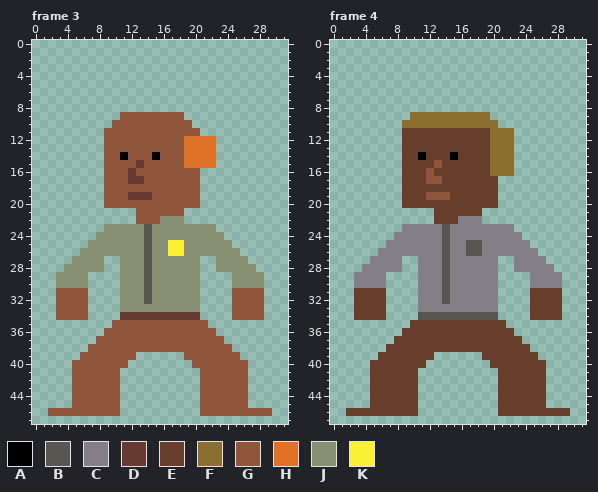
Pixel-art file, stored at assets/art/humans_mid.aseprite. The first picture shows the starting point.
32x48 pixels, 10 frames. Shown: frame 3, frame 4. The commit also changed other frames, which this record leaves out.
Visible layers, top first: "Shirt", "Hair", "Body".
Palette (. is transparent): A #000000  B #595652  C #847e87  D #663931  E #663e2b  F #8a6f30  G #8f563b  H #df7126  J #888f72  K #fbf236
Pixels before, frame 3, first column x 2:
 9 .........GGGGGGGG...........
10 ........GGGGGGGGGG..........
11 .......GGGGGGGGGGGG.........
12 .......GGGGGGGGGGHHHH.......
13 .......GGGGGGGGGGHHHH.......
14 .......GGAGGGAGGGHHHH.......
15 .......GGGGDGGGGGHHHH.......
16 .......GGGDGGGGGGGG.........
17 .......GGGDDGGGGGGG.........
18 .......GGGGGGGGGGGG.........
19 .......GGGDDDGGGGGG.........
20 .......GGGGGGGGGGGG.........
21 ...........GGGGGG...........
22 ...........GGGJJJ...........
23 .......JJJJJBJJJJJJJJ.......
24 ......JJJJJJBJJJJJJJJJ......
25 .....JJJJJJJBJJKKJJJJJJ.....
26 ....JJJJJJJJBJJKKJJJJJJJ....
27 ...JJJJ..JJJBJJJJJJ..JJJJ...
28 ..JJJJJ..JJJBJJJJJJ..JJJJJ..
29 .JJJJ....JJJBJJJJJJ....JJJJ.
30 .JJJJ....JJJBJJJJJJ....JJJJ.
31 .GGGG....JJJBJJJJJJ....GGGG.
32 .GGGG....JJJBJJJJJJ....GGGG.
33 .GGGG....JJJJJJJJJJ....GGGG.
34 .GGGG....DDDDDDDDDD....GGGG.
35 ........GGGGGGGGGGGG........
36 .......GGGGGGGGGGGGGG.......
37 ......GGGGGGGGGGGGGGGG......
38 .....GGGGGGGGGGGGGGGGGG.....
39 ....GGGGGGG......GGGGGGG....
40 ...GGGGGGG........GGGGGGG...
41 ...GGGGGG..........GGGGGG...
42 ...GGGGGG..........GGGGGG...
43 ...GGGGGG..........GGGGGG...
44 ...GGGGGG..........GGGGGG...
45 ...GGGGGG..........GGGGGG...
46 GGGGGGGGG..........GGGGGGGGG
Pixels before, frame 4, first column x 2:
 9 ........FFFFFFFFFF..........
10 .......FFFFFFFFFFFF.........
11 .......EEEEEEEEEEEFFF.......
12 .......EEEEEEEEEEEFFF.......
13 .......EEEEEEEEEEEFFF.......
14 .......EEAEEEAEEEEFFF.......
15 .......EEEEGEEEEEEFFF.......
16 .......EEEGEEEEEEEFFF.......
17 .......EEEGGEEEEEEE.........
18 .......EEEEEEEEEEEE.........
19 .......EEEGGGEEEEEE.........
20 .......EEEEEEEEEEEE.........
21 ...........EEEEEE...........
22 ...........EEECCC...........
23 .......CCCCCBCCCCCCCC.......
24 ......CCCCCCBCCCCCCCCC......
25 .....CCCCCCCBCCBBCCCCCC.....
26 ....CCCCCCCCBCCBBCCCCCCC....
27 ...CCCC..CCCBCCCCCC..CCCC...
28 ..CCCCC..CCCBCCCCCC..CCCCC..
29 .CCCC....CCCBCCCCCC....CCCC.
30 .CCCC....CCCBCCCCCC....CCCC.
31 .EEEE....CCCBCCCCCC....EEEE.
32 .EEEE....CCCBCCCCCC....EEEE.
33 .EEEE....CCCCCCCCCC....EEEE.
34 .EEEE....BBBBBBBBBB....EEEE.
35 ........EEEEEEEEEEEE........
36 .......EEEEEEEEEEEEEE.......
37 ......EEEEEEEEEEEEEEEE......
38 .....EEEEEEEEEEEEEEEEEE.....
39 ....EEEEEEE......EEEEEEE....
40 ...EEEEEEE........EEEEEEE...
41 ...EEEEEE..........EEEEEE...
42 ...EEEEEE..........EEEEEE...
43 ...EEEEEE..........EEEEEE...
44 ...EEEEEE..........EEEEEE...
45 ...EEEEEE..........EEEEEE...
46 EEEEEEEEE..........EEEEEEEEE
The same view after the edit:
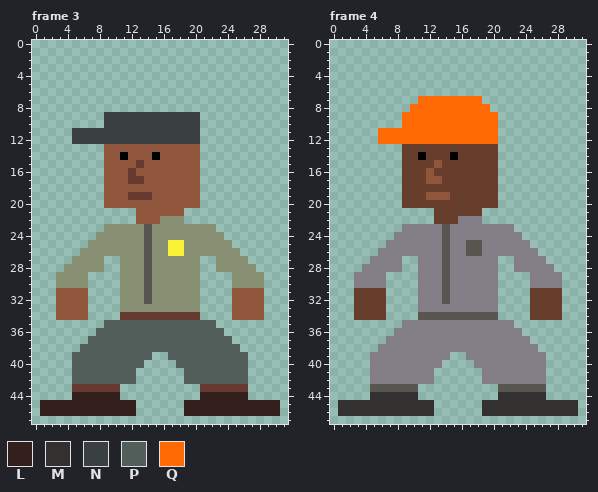
Colours new in this view: L #331f1c  M #33312f  N #3a4040  P #525e5a  Q #ff6a04
The exact change:
layer "Hair" now hidden
layer "Headwear" now shown
layer "Pants" now shown
layer "Shoes" now shown
Frame 3:
Colour D replaces colour G in row 43 at x 5 to 10 and 21 to 26.
Colour G replaces colour H in rows 13 to 15 at x 19 to 20.
Colour L is added in row 45 at x 1 to 4, 11 to 12, 19 to 20 and 27 to 30; in row 46 at x 1, 11 to 12, 19 to 20 and 30.
Colour L replaces colour G in rows 44 to 45 at x 5 to 10 and 21 to 26; in row 46 at x 2 to 10 and 21 to 29.
Colour N is added in row 9 at x 9 to 10 and 19 to 20; in row 10 at x 9 and 20; in rows 11 to 12 at x 5 to 8.
Colour N replaces colour G in row 9 at x 11 to 18; in row 10 at x 10 to 19; in row 11 at x 9 to 20; in row 12 at x 9 to 18.
Colour N replaces colour H in row 12 at x 19 to 20.
Colour P is added in row 35 at x 9 and 22; in row 36 at x 8 and 23; in row 37 at x 7 and 24; in row 38 at x 6 and 25; in row 39 at x 5, 13 to 14, 17 to 18 and 26; in row 40 at x 12 to 13 and 18 to 19.
Colour P is added in rows 41 to 42 at x 11 to 12 and 19 to 20.
Colour P replaces colour G in row 35 at x 10 to 21; in row 36 at x 9 to 22; in row 37 at x 8 to 23; in row 38 at x 7 to 24; in row 39 at x 6 to 12 and 19 to 25; in row 40 at x 5 to 11 and 20 to 26.
Colour P replaces colour G in rows 41 to 42 at x 5 to 10 and 21 to 26.
Colour H is gone in rows 12 to 15 at x 21 to 22.
Frame 4:
Colour B replaces colour E in row 43 at x 5 to 10 and 21 to 26.
Colour C is added in row 35 at x 9 and 22; in row 36 at x 8 and 23; in row 37 at x 7 and 24; in row 38 at x 6 and 25; in row 39 at x 5, 13 to 14, 17 to 18 and 26; in row 40 at x 12 to 13 and 18 to 19.
Colour C is added in rows 41 to 42 at x 11 to 12 and 19 to 20.
Colour C replaces colour E in row 35 at x 10 to 21; in row 36 at x 9 to 22; in row 37 at x 8 to 23; in row 38 at x 7 to 24; in row 39 at x 6 to 12 and 19 to 25; in row 40 at x 5 to 11 and 20 to 26.
Colour C replaces colour E in rows 41 to 42 at x 5 to 10 and 21 to 26.
Colour E replaces colour F in rows 13 to 16 at x 20.
Colour M is added in row 45 at x 1 to 4, 11 to 12, 19 to 20 and 27 to 30; in row 46 at x 1, 11 to 12, 19 to 20 and 30.
Colour M replaces colour E in rows 44 to 45 at x 5 to 10 and 21 to 26; in row 46 at x 2 to 10 and 21 to 29.
Colour Q is added in row 7 at x 11 to 18; in row 8 at x 10 to 19; in row 9 at x 9 and 20; in rows 11 to 12 at x 6 to 8.
Colour Q replaces colour E in rows 11 to 12 at x 9 to 19.
Colour Q replaces colour F in row 9 at x 10 to 19; in row 10 at x 9 to 20; in rows 11 to 12 at x 20.
Colour F is gone in rows 11 to 16 at x 21 to 22.
Pixel boxes of the changes (left, top, right, bottom) in both pictures:
changed: (72, 112, 216, 168)
changed: (40, 320, 280, 416)
changed: (378, 96, 514, 176)
changed: (338, 320, 578, 416)
